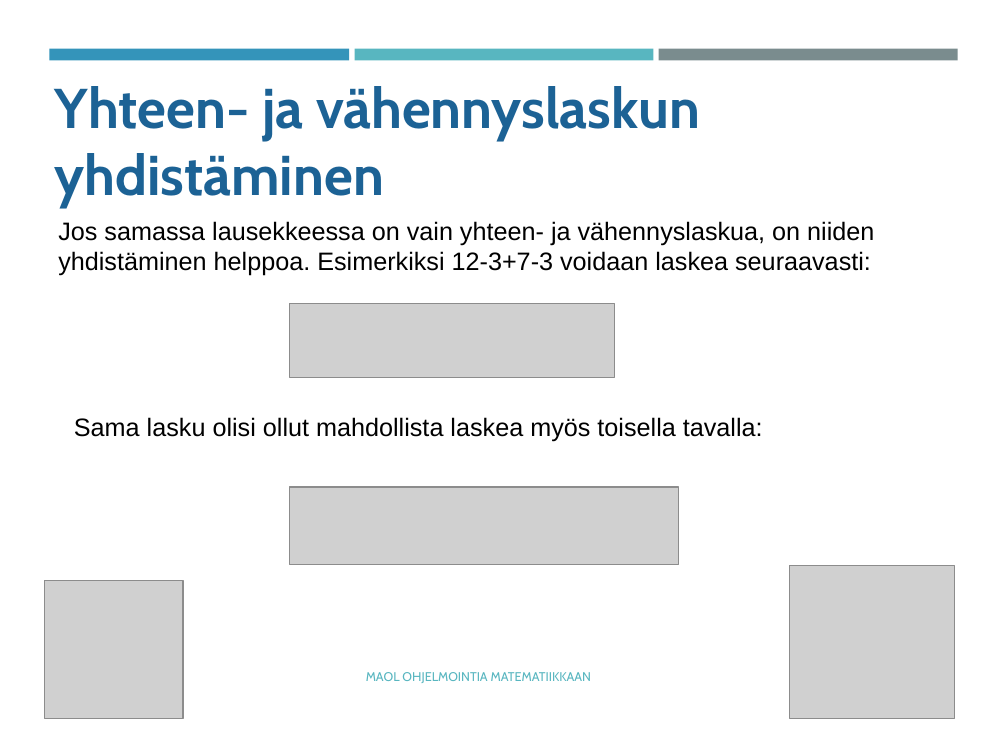
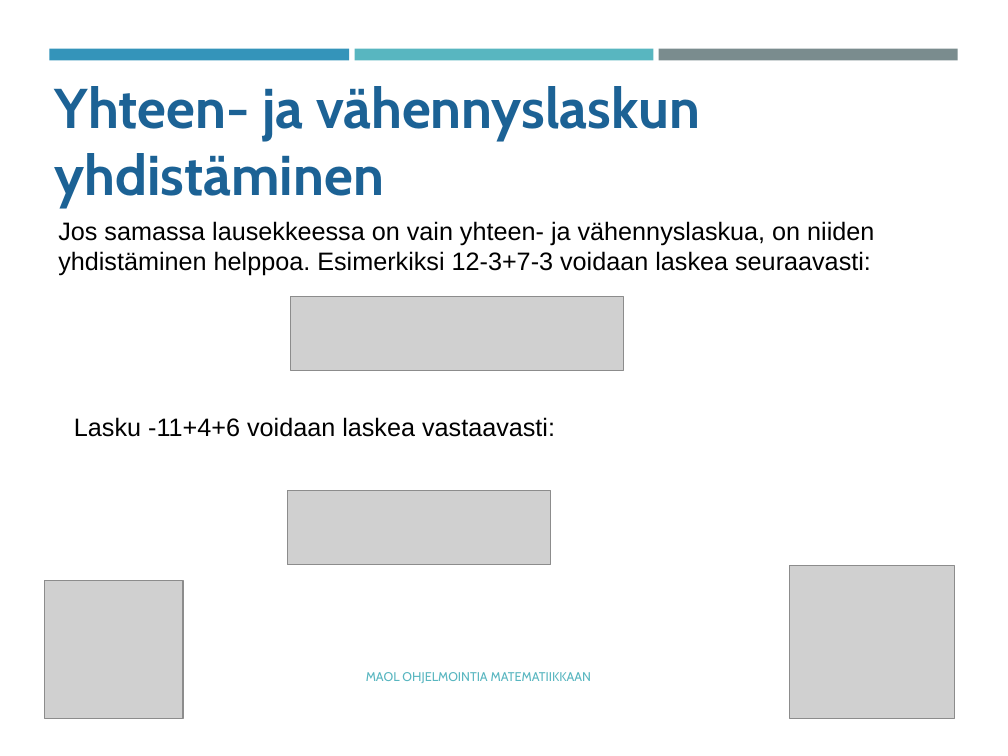
Before and after one commit to tyynetyyne/tyynetyyne.github.io, a slide deck: slide 14 of tehtavat/tiedostot/maol/power_point/Racket-MAOL-5-6-tutustuminen-ohjelmointiymparistoon.pptx. Drawn at 1008x756 pixels with LibreOffice and Linux fonts; fonts in the diff are those of the drawing; grey boxes stand for pictures. Boxes give left, top, right and bottom in pixels: in the first picture for what was removed or moved away, otherwise in the second. Text is boxed around its words. In the diff, an @@ line names an element or a change of style, - is before the commit and + after.

```diff
--- a/tehtavat/tiedostot/maol/power_point/Racket-MAOL-5-6-tutustuminen-ohjelmointiymparistoon.pptx
+++ b/tehtavat/tiedostot/maol/power_point/Racket-MAOL-5-6-tutustuminen-ohjelmointiymparistoon.pptx
@@ picture: place and size @@
-picture at (289,303,614,377)
+picture at (290,296,624,370)
@@ text at (74,417,555,437): text changed @@
-Sama lasku olisi ollut mahdollista laskea myös toisella tavalla:
+Lasku -11+4+6 voidaan laskea vastaavasti:
@@ picture: place and size @@
-picture at (289,487,678,564)
+picture at (287,490,550,564)
```
Also in this commit, not shown: 18 other slides changed.
